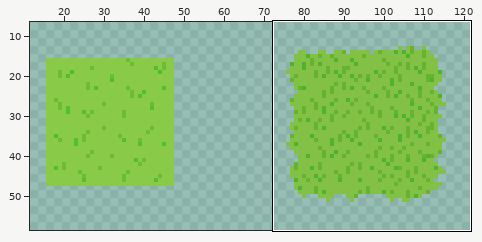
Edited in one commit: sprite sheet (assets/gozd.png). Above, an overview of the earlier version with the close-up marked.
Close-up. As it was:
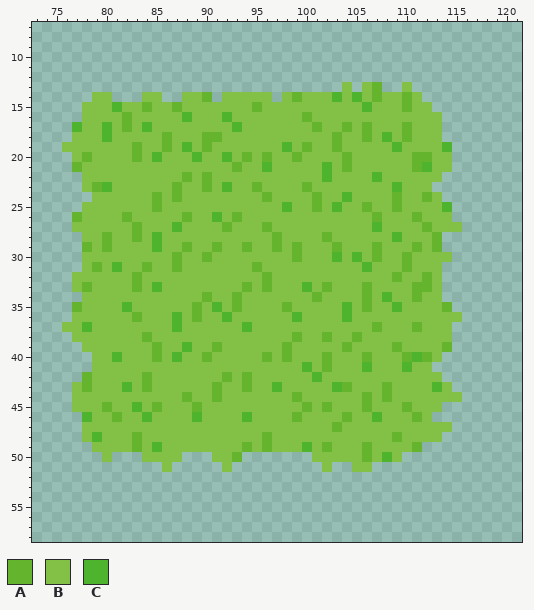
The file is 128x128 pixels. Shown: x 73..121, y 7..58. The wide view leaves out empty margins. The commit also changed other parts of the picture, which this record leaves out.
Palette (. is transparent): A #64b42d  B #82c145  C #4eb42d
Pixels before, first column x 76:
13 ............................B.BA..B.....
14 ...BB...BB..BBA.BBBBB.BABBBCBCBABBAB....
15 ..BBBCBBABBABBBBBBBABBBBBBBBBBCBBBABB...
16 ..BBBBABBBBBCBBBCBBBBBBBABBBBBBBBBBBBB..
17 .CBBCBABCBBBBBBBBCBBBBBBBABBABABBBABBB..
18 .BBBCBBBBBABBBAABBBBBBBBBBBABBABCBABBB..
19 BBBBBBBABBABCBABBBBBBBCBABBABBBBBCBBBBC.
20 .BABBBBABCBBBCBBCBABABBABBBBABBBBBBAABB.
21 .ABBBBBBBBBBBBBBBABBCBBBBBCBABBBBBBACBB.
22 ..BBBBBBBBBBABABBBBBBBBBBBCBBBBCBBBBBB..
23 ..BACBBBBBBABBABCBBABBBBABBBBBBBBCBBB...
24 ...BBBBBBABABBBBBBBBABBBBABBCBBBBABBAB..
25 ..BBBBBBBABBBBBBBBBBBBCBBABCBBABBABBBBC.
26 .ABBBBABBBBBABBCBABBBBBBBBBBBBBABBBABBB.
27 .BBBBBBABBBCBBBBABBBABBBBBBBBBBCBBBBABBB
28 ..BBABBABCBBBBBBBBBBBABBBBABBBBBBCBBBA..
29 ..ABABBBBCBBABBABBABBABABBBABBBABBBABA..
30 ..BBBBBBBBBABBABBBBBBBBABBBCBCBABBABBBB.
31 ..BABCBBABBABBBBBBBABBBBBBBBBBCBBBABBB..
32 .BBBBBBABBBBBBBBBBBBABBBBBBBBBBBBABBAB..
33 .BABBBBABCBBBBBBBBABABBBCBABBBABBBBAAB..
34 ..BBBBBBBBBBBBABBABBBBBBBABBBBABCBBABB..
35 .ABBBBCBBBBBBABCBABBBBABBBBBCBABBCBBBBA.
36 .BBBBBBABBBCBABBCBBBBBBCBBBBCBBBBBBBBBBB
37 BBCBBBBBBBBCBBBBBBCBBBBBBBBBBBBABBBABBB.
38 .BBBBBBBABBBBBBBBBBBBBBABBABBABBBBBBBBB.
39 ..BBBBBBBABBCBBABBBBBBABBBBBABBBBABBBBA.
40 ...BBCBBBABCBBABBBBBABABBBABBBABBBACAB..
41 ...BBBBBBBBBBBBBBBBBBBBBCBABBBCBBBCBB...
42 ..ABBBBBABBBBBBBABABBBBBBCBBBBBBBBBBBB..
43 .BABBBCBABBBBBBABBABBCBBBBBCABBBABBBBCB.
44 .BBBBBBBBBBBABBABBBBBBBABBBBBBABABBBBBBB
45 .BBBABBCBABBBABBBBBBBBBBABABBBABBBABBB..
46 ..CBBABBCBBBBCBBBBCBBBBABBBBABBCBBBAB...
47 ..BBBBBBBBBBBBBBBBBBBBBBBBBABBBBBBBBBBB.
48 ..BCBBBABBBBBBBBBBBBABBBBBBBBBBBBABBBB..
49 ...BBBBABCBBBBBBBBABABBBCBABBBABBBBA....
50 ....B...BBBB...BBA.......BBBBBABCB......
51 ..........B.....B.........B..BB.........
The same view after the edit:
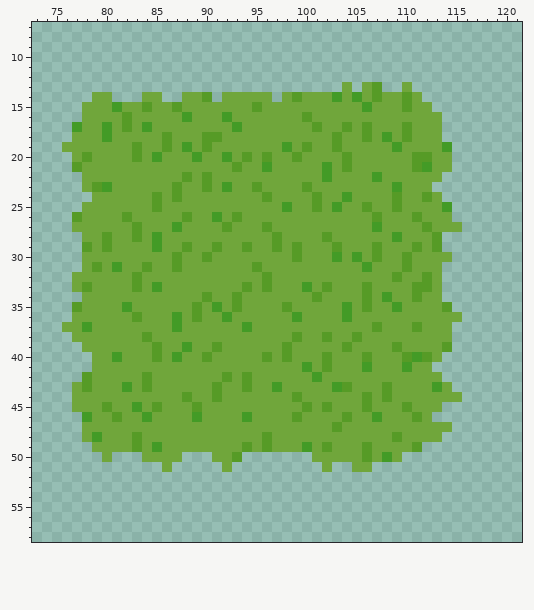
What changed:
colour A: #64b42d -> #569b26
colour B: #82c145 -> #70a63b
colour C: #4eb42d -> #439b26
